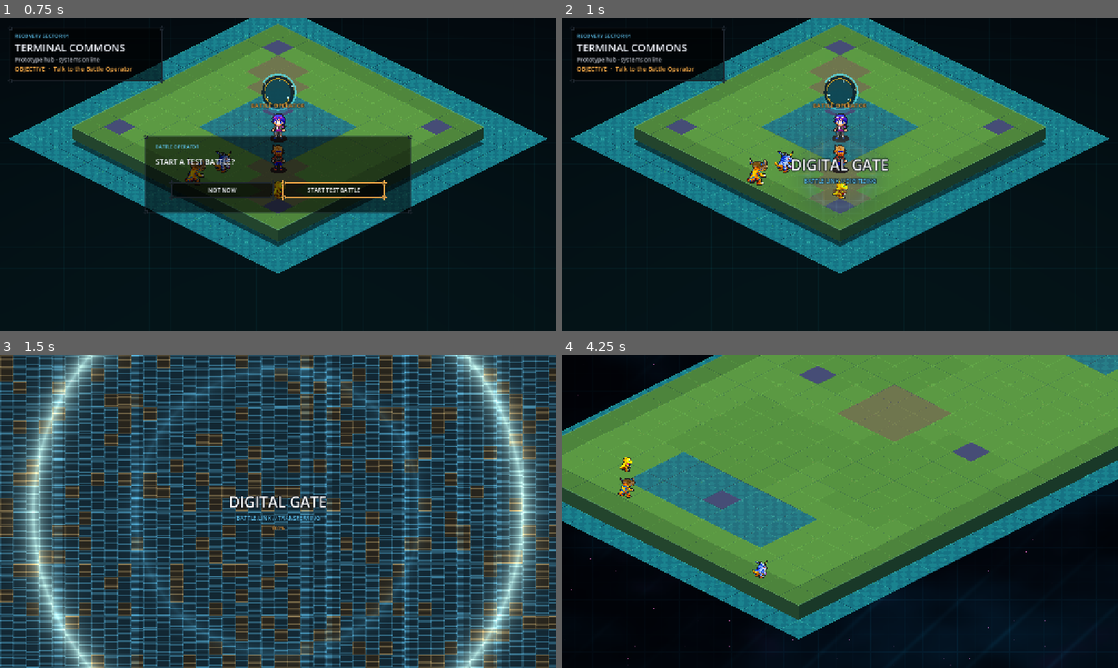
Above: before the commit, frames 1-4 (two rows, left to right).
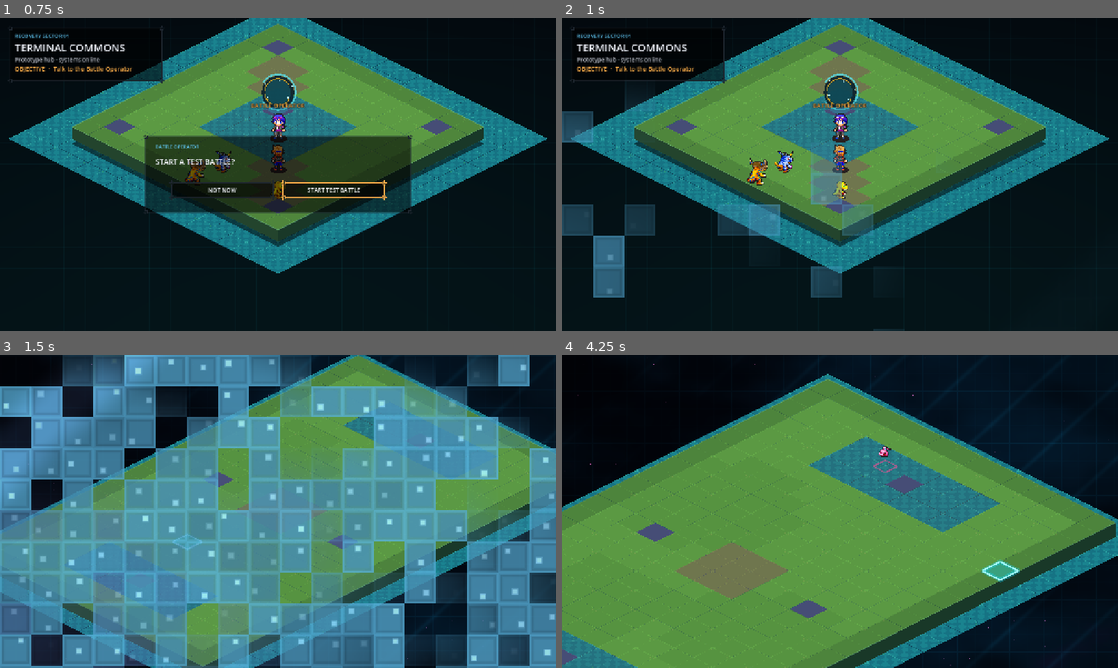
Above: after the commit, the same moments.

Repository: EwertonMendes/DigiGame
Game: Godot game, scene res://scenes/world/hub.tscn
Two runs of this game, one before a commit and one after it. Both use one fixed random seed, a clock stepped at 60 frames per second and the inputs below.
Inputs (mouse positions are in pixels of both pictures, inside the frame that each line leads up to):
- Up to frame 1 (0.75 s): tap Enter (ui_accept) at 0.5 s; move the mouse to (400, 158) at 0.52 s; hold Right (ui_right) from 0.53 s (still down); tap Mouse wheel down (wheel_down) at 0.6 s; click (400, 158) at 0.67 s
- Up to frame 2 (1 s): keep holding Right (ui_right); tap Enter (ui_accept) at 0.77 s
- Up to frame 3 (1.5 s): release Right (ui_right) at 1.25 s; drag from (166, 527) to (250, 574) at 1.27 s
- Up to frame 4 (4.25 s): move the mouse to (895, 442) at 2.02 s; hold Right (ui_right) 2.03-2.75 s; tap Backspace at 2.1 s; click (895, 442) at 2.17 s; drag from (812, 574) to (673, 464) at 2.77 s; move the mouse to (1006, 558) at 3.52 s; hold Left (ui_left) from 3.53 s (still down); tap Keypad Enter at 3.6 s; click (1006, 558) at 3.67 s; tap Enter (ui_accept) at 3.77 s

Frame 1 is identical in both runs. In frame 2, 5.9% of the frame differs, in the area x 0-60%, y 25-100%; in frame 3, 93%, in the area x 0-100%, y 0-100%; in frame 4, 71%.
Error in both runs: Invalid assignment of property or key 'explosiveness_ratio' with value of type 'float' on a base object of type 'CPUParticles2D'. (res://src/battle/DigimonBatt…

Commit message:
fix(transition): make digital scene swap smoother and subtler
Preload destination scenes asynchronously and refine the transition into a subtler animated data mosaic with softer colors and no loading-screen copy.

Diff:
--- a/shaders/digital_scene_transition.gdshader
+++ b/shaders/digital_scene_transition.gdshader
@@ -1,10 +1,12 @@
 shader_type canvas_item;
 
 uniform float progress : hint_range(0.0, 1.0) = 0.0;
-uniform vec4 primary_color : source_color = vec4(0.10, 0.86, 1.0, 1.0);
-uniform vec4 accent_color : source_color = vec4(1.0, 0.43, 0.08, 1.0);
-uniform vec4 void_color : source_color = vec4(0.004, 0.012, 0.028, 1.0);
+uniform float flash : hint_range(0.0, 1.0) = 0.0;
+uniform vec4 primary_color : source_color = vec4(0.38, 0.78, 1.0, 1.0);
+uniform vec4 accent_color : source_color = vec4(0.64, 0.48, 1.0, 1.0);
+uniform vec4 cover_color : source_color = vec4(0.035, 0.07, 0.15, 1.0);
 uniform float phase_seed = 0.0;
+uniform float cell_pixels : hint_range(18.0, 48.0) = 28.0;
 
 float hash21(vec2 p) {
 	p = fract(p * vec2(123.34, 456.21));
@@ -12,44 +14,69 @@
 	return fract(p.x * p.y);
 }
 
+float box_mask(vec2 point, vec2 center, vec2 half_size, float feather) {
+	vec2 distance_to_box = abs(point - center) - half_size;
+	float edge = max(distance_to_box.x, distance_to_box.y);
+	return 1.0 - smoothstep(-feather, feather, edge);
+}
+
 void fragment() {
-	float aspect = SCREEN_PIXEL_SIZE.y / max(SCREEN_PIXEL_SIZE.x, 0.000001);
-	vec2 centered = vec2((UV.x - 0.5) * aspect, UV.y - 0.5);
-	float radius = length(centered);
-
-	vec2 grid_size = vec2(max(28.0, 24.0 * aspect), 24.0);
-	vec2 grid_uv = UV * grid_size;
+	vec2 pixel = UV / max(SCREEN_PIXEL_SIZE, vec2(0.000001));
+	vec2 grid_uv = pixel / max(cell_pixels, 1.0);
 	vec2 cell = floor(grid_uv);
 	vec2 local = fract(grid_uv);
-	float random_value = hash21(cell + vec2(phase_seed * 13.7, phase_seed * 7.9));
 
-	float outward = clamp(radius * 0.68, 0.0, 0.52);
-	float vertical_bias = (1.0 - UV.y) * 0.12;
-	float threshold = clamp(0.10 + outward + vertical_bias + random_value * 0.25, 0.08, 0.92);
-	float coverage = smoothstep(threshold - 0.08, threshold + 0.015, progress);
+	float random_value = hash21(cell + vec2(phase_seed * 17.3, phase_seed * 9.1));
+	float random_b = hash21(cell.yx + vec2(phase_seed * 5.7, phase_seed * 23.9));
+
+	// The cells arrive in a soft diagonal wave, but enough per-cell variation is
+	// retained that the screen reads as flowing data rather than a wipe.
+	float diagonal = clamp(UV.x * 0.56 + (1.0 - UV.y) * 0.44, 0.0, 1.0);
+	float radial = clamp(length((UV - vec2(0.5)) * vec2(0.72, 1.0)) * 1.15, 0.0, 1.0);
+	float order = clamp(
+		0.10 + diagonal * 0.30 + radial * 0.16 + random_value * 0.38,
+		0.06,
+		0.92
+	);
+	float coverage = smoothstep(order - 0.095, order + 0.035, progress);
+
+	// Keep the tiles alive throughout the effect. Their interior highlight moves
+	// independently, while the tile itself gently breathes instead of flickering.
+	float breathe = 0.5 + 0.5 * sin(TIME * (3.2 + random_b * 1.8) + random_value * 6.28318);
+	float drift_phase = TIME * (0.32 + random_value * 0.18) + random_b * 7.0;
+	vec2 spark_center = vec2(
+		0.18 + 0.64 * fract(random_value * 4.7 + drift_phase * 0.15),
+		0.18 + 0.64 * fract(random_b * 5.3 - drift_phase * 0.11)
+	);
+	float spark = box_mask(local, spark_center, vec2(0.075 + random_b * 0.025), 0.035);
 
 	float edge_distance = min(min(local.x, 1.0 - local.x), min(local.y, 1.0 - local.y));
-	float cell_edge = 1.0 - smoothstep(0.025, 0.085, edge_distance);
-	float scan_wave = 0.5 + 0.5 * sin(UV.y * 260.0 - TIME * 18.0 + random_value * 6.28318);
-	float data_pulse = smoothstep(0.84, 1.0, scan_wave) * coverage;
+	float edge = 1.0 - smoothstep(0.028, 0.105, edge_distance);
+	float inner = smoothstep(0.08, 0.18, edge_distance);
 
-	float ring_radius = mix(0.02, 0.78, progress);
-	float ring = exp(-abs(radius - ring_radius) * 34.0) * smoothstep(0.03, 0.20, progress);
-	float inner_ring = exp(-abs(radius - ring_radius * 0.58) * 54.0) * smoothstep(0.10, 0.35, progress) * 0.55;
+	// A moving data band gives the whole mosaic a directional pulse without
+	// introducing a separate full-screen transition card.
+	float flow_position = fract(TIME * 0.42 + phase_seed * 0.13);
+	float flow_distance = abs(fract(UV.x * 0.62 + UV.y * 0.38 - flow_position + 0.5) - 0.5);
+	float flow_band = 1.0 - smoothstep(0.015, 0.075, flow_distance);
+	flow_band *= smoothstep(0.08, 0.62, progress) * (1.0 - smoothstep(0.88, 1.0, progress));
 
-	float column_noise = hash21(vec2(floor(UV.x * 72.0), floor(TIME * 7.0 + phase_seed * 19.0)));
-	float data_rain = step(0.91, column_noise) * smoothstep(0.08, 0.72, progress) * (0.25 + 0.75 * scan_wave);
+	float accent_pick = smoothstep(0.68, 0.98, random_value + breathe * 0.10);
+	vec3 tile_color = mix(primary_color.rgb, accent_color.rgb, accent_pick * 0.58);
+	vec3 color = mix(cover_color.rgb, tile_color, 0.58 + breathe * 0.10);
+	color += primary_color.rgb * edge * 0.14;
+	color += vec3(0.93, 0.98, 1.0) * spark * coverage * (0.18 + breathe * 0.22);
+	color += mix(primary_color.rgb, accent_color.rgb, 0.45) * flow_band * 0.24;
+	color = mix(color, vec3(0.92, 0.97, 1.0), flash * 0.48);
 
-	float accent_mix = step(0.82, random_value) * 0.72 + ring * 0.55;
-	vec3 digital = mix(primary_color.rgb, accent_color.rgb, clamp(accent_mix, 0.0, 1.0));
-	vec3 color = mix(void_color.rgb, digital, 0.18 + cell_edge * 0.22 + data_pulse * 0.32);
-	color += primary_color.rgb * (ring * 0.62 + inner_ring * 0.26 + data_rain * 0.18);
-	color += accent_color.rgb * ring * 0.24;
+	float tile_alpha = coverage * (0.70 + inner * 0.14 + edge * 0.08 + breathe * 0.035);
+	tile_alpha = max(tile_alpha, flow_band * 0.12);
 
-	float full_lock = smoothstep(0.78, 0.995, progress);
-	float alpha = max(coverage * (0.88 + cell_edge * 0.08), ring * 0.82);
-	alpha = max(alpha, data_rain * 0.42);
-	alpha = mix(alpha, 1.0, full_lock);
+	// Only the final few percent fully seal the old scene. This hides the actual
+	// scene swap without making the player sit on a visibly separate loading card.
+	float seal = smoothstep(0.955, 1.0, progress);
+	float alpha = mix(tile_alpha, 1.0, seal);
+	alpha = max(alpha, flash * 0.22);
 
 	COLOR = vec4(color, clamp(alpha, 0.0, 1.0));
 }
--- a/src/ui/DigitalSceneTransition.gd
+++ b/src/ui/DigitalSceneTransition.gd
@@ -4,21 +4,17 @@
 signal transition_midpoint(scene_path: String, context: String)
 signal transition_finished(scene_path: String, context: String)
 
-const UI = preload("res://src/ui/TacticalTheme.gd")
 const TRANSITION_SHADER = preload("res://shaders/digital_scene_transition.gdshader")
 const HUB_SCENE_PATH := "res://scenes/world/hub.tscn"
 const CONTEXT_BATTLE := "battle"
 const CONTEXT_HUB := "hub"
+const LOAD_TIMEOUT_MS := 8000
 
 var _root: Control = null
 var _screen: ColorRect = null
 var _material: ShaderMaterial = null
-var _status_stack: VBoxContainer = null
-var _title: Label = null
-var _subtitle: Label = null
-var _progress_label: Label = null
 var _busy := false
-var _revealing := false
+var _progress := 0.0
 
 
 func _ready() -> void:
@@ -67,159 +63,149 @@
 	_material = ShaderMaterial.new()
 	_material.shader = TRANSITION_SHADER
 	_material.set_shader_parameter("progress", 0.0)
-	_material.set_shader_parameter("primary_color", UI.CYAN)
-	_material.set_shader_parameter("accent_color", UI.GOLD)
+	_material.set_shader_parameter("flash", 0.0)
 
 	_screen = ColorRect.new()
-	_screen.name = "DigitalGate"
+	_screen.name = "DigitalMosaic"
 	_screen.mouse_filter = Control.MOUSE_FILTER_STOP
 	_screen.material = _material
+	_screen.color = Color.WHITE
 	_root.add_child(_screen)
 	_screen.set_anchors_and_offsets_preset(Control.PRESET_FULL_RECT)
 
-	var center := CenterContainer.new()
-	center.name = "StatusCenter"
-	center.mouse_filter = Control.MOUSE_FILTER_IGNORE
-	_root.add_child(center)
-	center.set_anchors_and_offsets_preset(Control.PRESET_FULL_RECT)
-
-	_status_stack = VBoxContainer.new()
-	_status_stack.name = "Status"
-	_status_stack.custom_minimum_size = Vector2(300.0, 116.0)
-	_status_stack.alignment = BoxContainer.ALIGNMENT_CENTER
-	_status_stack.add_theme_constant_override("separation", 5)
-	_status_stack.mouse_filter = Control.MOUSE_FILTER_IGNORE
-	center.add_child(_status_stack)
-
-	_title = _transition_label("DIGITAL GATE", 34, Color.WHITE, true)
-	_title.horizontal_alignment = HORIZONTAL_ALIGNMENT_CENTER
-	_title.add_theme_color_override("font_outline_color", Color(0.01, 0.04, 0.08, 0.98))
-	_title.add_theme_constant_override("outline_size", 8)
-	_status_stack.add_child(_title)
-
-	_subtitle = _transition_label("DATA LINK // STANDBY", 13, UI.CYAN, true)
-	_subtitle.horizontal_alignment = HORIZONTAL_ALIGNMENT_CENTER
-	_subtitle.add_theme_color_override("font_outline_color", Color(0.01, 0.04, 0.08, 0.96))
-	_subtitle.add_theme_constant_override("outline_size", 5)
-	_status_stack.add_child(_subtitle)
-
-	_progress_label = _transition_label("000%", 12, UI.GOLD, true)
-	_progress_label.horizontal_alignment = HORIZONTAL_ALIGNMENT_CENTER
-	_progress_label.add_theme_color_override("font_outline_color", Color(0.01, 0.04, 0.08, 0.96))
-	_progress_label.add_theme_constant_override("outline_size", 4)
-	_status_stack.add_child(_progress_label)
-
-
-func _transition_label(text_value: String, font_size: int, color: Color, heading: bool = false) -> Label:
-	var label := Label.new()
-	label.text = text_value
-	label.add_theme_font_size_override("font_size", font_size)
-	label.add_theme_color_override("font_color", color)
-	label.mouse_filter = Control.MOUSE_FILTER_IGNORE
-	if heading:
-		UI.apply_heading_font(label)
-	else:
-		UI.apply_body_font(label)
-	return label
-
 
 func _run_transition(scene_path: String, context: String) -> void:
 	transition_started.emit(scene_path, context)
-	_revealing = false
-	_configure_context(context, false)
+	print("[Transition] START context=%s target=%s" % [context, scene_path])
+	_configure_palette(context)
 	_material.set_shader_parameter("phase_seed", fmod(float(Time.get_ticks_msec()) * 0.001, 97.0))
 	_set_progress(0.0)
-	_root.visible = true
-	_status_stack.modulate.a = 0.0
+	_set_flash(0.0)
 
 	var focus_owner := get_viewport().gui_get_focus_owner()
 	if focus_owner != null:
 		focus_owner.release_focus()
 
-	var cover := create_tween().set_parallel(true)
+	# Begin loading before the effect becomes visually dense. The previous
+	# implementation loaded synchronously at the midpoint, which could freeze the
+	# shader and make a deliberately smooth transition feel like a loading screen.
+	var request_error := ResourceLoader.load_threaded_request(scene_path, "PackedScene", true)
+	if request_error != OK:
+		var existing_status := ResourceLoader.load_threaded_get_status(scene_path)
+		if existing_status != ResourceLoader.THREAD_LOAD_IN_PROGRESS and existing_status != ResourceLoader.THREAD_LOAD_LOADED:
+			push_error("DigitalSceneTransition: could not start threaded load for %s (error %d)" % [scene_path, request_error])
+			_busy = false
+			return
+
+	_root.visible = true
+
+	# Most of the cover happens while the destination scene is loading. Even if a
+	# slower device needs a little longer, the mosaic keeps moving because all of
+	# its life comes from shader TIME rather than CPU-created squares.
+	var cover := create_tween()
 	cover.set_pause_mode(Tween.TWEEN_PAUSE_PROCESS)
 	cover.set_trans(Tween.TRANS_QUAD).set_ease(Tween.EASE_IN_OUT)
-	cover.tween_method(_set_progress, 0.0, 1.0, 0.64)
-	cover.tween_property(_status_stack, "modulate:a", 1.0, 0.18)
+	cover.tween_method(_set_progress, 0.0, 0.94, 0.42)
 	await cover.finished
 
-	_subtitle.text = _transfer_text(context)
-	await get_tree().create_timer(0.07, true, false, true).timeout
-
-	var change_error := get_tree().change_scene_to_file(scene_path)
+	var packed_scene := await _await_threaded_scene(scene_path)
+	if packed_scene == null:
+		push_error("DigitalSceneTransition: threaded scene load failed or timed out: %s" % scene_path)
+		await _abort_transition()
+		return
+
+	# Seal only for a few frames. This is the sole fully opaque part of the effect
+	# and it exists only to hide the actual scene-tree replacement.
+	var seal := create_tween().set_parallel(true)
+	seal.set_pause_mode(Tween.TWEEN_PAUSE_PROCESS)
+	seal.set_trans(Tween.TRANS_QUAD).set_ease(Tween.EASE_OUT)
+	seal.tween_method(_set_progress, 0.94, 1.0, 0.085)
+	seal.tween_method(_set_flash, 0.0, 0.52, 0.085)
+	await seal.finished
+
+	var change_error := get_tree().change_scene_to_packed(packed_scene)
 	if change_error != OK:
 		push_error("DigitalSceneTransition: failed to change scene to %s (error %d)" % [scene_path, change_error])
-		_subtitle.text = "LINK ERROR // ABORTING"
-		await get_tree().create_timer(0.12, true, false, true).timeout
 		await _abort_transition()
 		return
 
 	transition_midpoint.emit(scene_path, context)
+	print("[Transition] MIDPOINT context=%s" % context)
 	await get_tree().process_frame
-	await get_tree().process_frame
-
-	_revealing = true
-	_configure_context(context, true)
-	_set_progress(1.0)
+
+	# Reveal immediately. There is no status card or artificial hold: the new
+	# scene simply reconstructs through the same moving cells in reverse.
 	var reveal := create_tween().set_parallel(true)
 	reveal.set_pause_mode(Tween.TWEEN_PAUSE_PROCESS)
 	reveal.set_trans(Tween.TRANS_QUAD).set_ease(Tween.EASE_OUT)
-	reveal.tween_method(_set_progress, 1.0, 0.0, 0.72)
-	reveal.tween_property(_status_stack, "modulate:a", 0.0, 0.30).set_delay(0.28)
+	reveal.tween_method(_set_progress, 1.0, 0.0, 0.44)
+	reveal.tween_method(_set_flash, 0.52, 0.0, 0.16)
 	await reveal.finished
 
 	_finish_transition(scene_path, context)
 
 
+func _await_threaded_scene(scene_path: String) -> PackedScene:
+	var started_at := Time.get_ticks_msec()
+	while Time.get_ticks_msec() - started_at < LOAD_TIMEOUT_MS:
+		var status := ResourceLoader.load_threaded_get_status(scene_path)
+		if status == ResourceLoader.THREAD_LOAD_LOADED:
+			var loaded := ResourceLoader.load_threaded_get(scene_path)
+			if loaded is PackedScene:
+				print("[Transition] PRELOAD_READY target=%s wait_ms=%d" % [scene_path, Time.get_ticks_msec() - started_at])
+				return loaded as PackedScene
+			return null
+		if status == ResourceLoader.THREAD_LOAD_FAILED or status == ResourceLoader.THREAD_LOAD_INVALID_RESOURCE:
+			return null
+		await get_tree().process_frame
+	return null
+
+
 func _abort_transition() -> void:
-	_revealing = true
 	var tween := create_tween().set_parallel(true)
 	tween.set_pause_mode(Tween.TWEEN_PAUSE_PROCESS)
-	tween.tween_method(_set_progress, 1.0, 0.0, 0.34)
-	tween.tween_property(_status_stack, "modulate:a", 0.0, 0.20)
+	tween.set_trans(Tween.TRANS_QUAD).set_ease(Tween.EASE_OUT)
+	tween.tween_method(_set_progress, _progress, 0.0, 0.24)
+	tween.tween_method(_set_flash, float(_material.get_shader_parameter("flash")), 0.0, 0.16)
 	await tween.finished
 	_root.visible = false
 	_busy = false
-	_revealing = false
+	_set_progress(0.0)
+	_set_flash(0.0)
 
 
 func _finish_transition(scene_path: String, context: String) -> void:
 	_root.visible = false
 	_set_progress(0.0)
-	_revealing = false
+	_set_flash(0.0)
 	_busy = false
 	transition_finished.emit(scene_path, context)
+	print("[Transition] FINISH context=%s" % context)
 
 
 func _set_progress(value: float) -> void:
+	_progress = clampf(value, 0.0, 1.0)
 	if _material != null:
-		_material.set_shader_parameter("progress", clampf(value, 0.0, 1.0))
-	if _progress_label != null:
-		var display_value := (1.0 - value) if _revealing else value
-		_progress_label.text = "%03d%%" % int(round(clampf(display_value, 0.0, 1.0) * 100.0))
-
-
-func _configure_context(context: String, reveal: bool) -> void:
+		_material.set_shader_parameter("progress", _progress)
+
+
+func _set_flash(value: float) -> void:
+	if _material != null:
+		_material.set_shader_parameter("flash", clampf(value, 0.0, 1.0))
+
+
+func _configure_palette(context: String) -> void:
+	# Keep the palette luminous and cohesive with the game without falling back to
+	# the previous cyan/orange loading-screen look.
 	if context == CONTEXT_BATTLE:
-		_title.text = "DIGITAL GATE"
-		_subtitle.text = "BATTLE GRID // MATERIALIZING" if reveal else "BATTLE LINK // DIGITIZING"
-		_material.set_shader_parameter("primary_color", UI.CYAN)
-		_material.set_shader_parameter("accent_color", UI.GOLD)
+		_material.set_shader_parameter("primary_color", Color(0.40, 0.82, 1.0, 1.0))
+		_material.set_shader_parameter("accent_color", Color(0.60, 0.48, 1.0, 1.0))
+		_material.set_shader_parameter("cover_color", Color(0.035, 0.070, 0.145, 1.0))
 	elif context == CONTEXT_HUB:
-		_title.text = "DATA RETURN"
-		_subtitle.text = "TERMINAL COMMONS // RECONSTRUCTING" if reveal else "TERMINAL COMMONS // RECALLING DATA"
-		_material.set_shader_parameter("primary_color", Color(0.16, 0.92, 0.93, 1.0))
-		_material.set_shader_parameter("accent_color", UI.GOLD)
+		_material.set_shader_parameter("primary_color", Color(0.35, 0.93, 0.84, 1.0))
+		_material.set_shader_parameter("accent_color", Color(0.38, 0.66, 1.0, 1.0))
+		_material.set_shader_parameter("cover_color", Color(0.025, 0.080, 0.115, 1.0))
 	else:
-		_title.text = "DATA TRANSFER"
-		_subtitle.text = "DESTINATION // MATERIALIZING" if reveal else "DIGITAL LINK // SYNCHRONIZING"
-		_material.set_shader_parameter("primary_color", UI.CYAN)
-		_material.set_shader_parameter("accent_color", UI.GOLD)
-
-
-func _transfer_text(context: String) -> String:
-	if context == CONTEXT_BATTLE:
-		return "BATTLE LINK // TRANSFERRING"
-	if context == CONTEXT_HUB:
-		return "RETURN LINK // TRANSFERRING"
-	return "DIGITAL LINK // TRANSFERRING"
+		_material.set_shader_parameter("primary_color", Color(0.42, 0.84, 1.0, 1.0))
+		_material.set_shader_parameter("accent_color", Color(0.55, 0.55, 1.0, 1.0))
+		_material.set_shader_parameter("cover_color", Color(0.03, 0.07, 0.13, 1.0))
